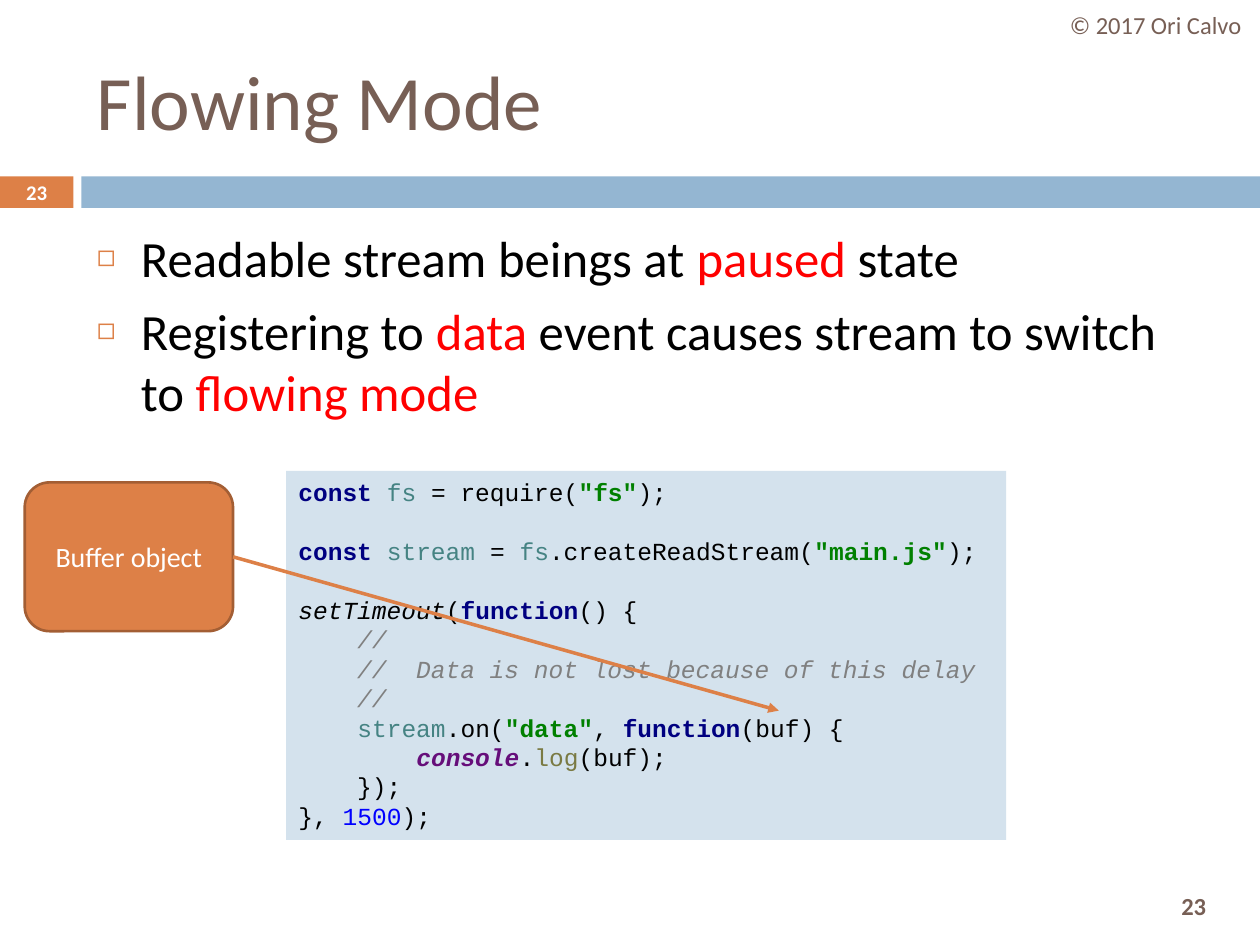
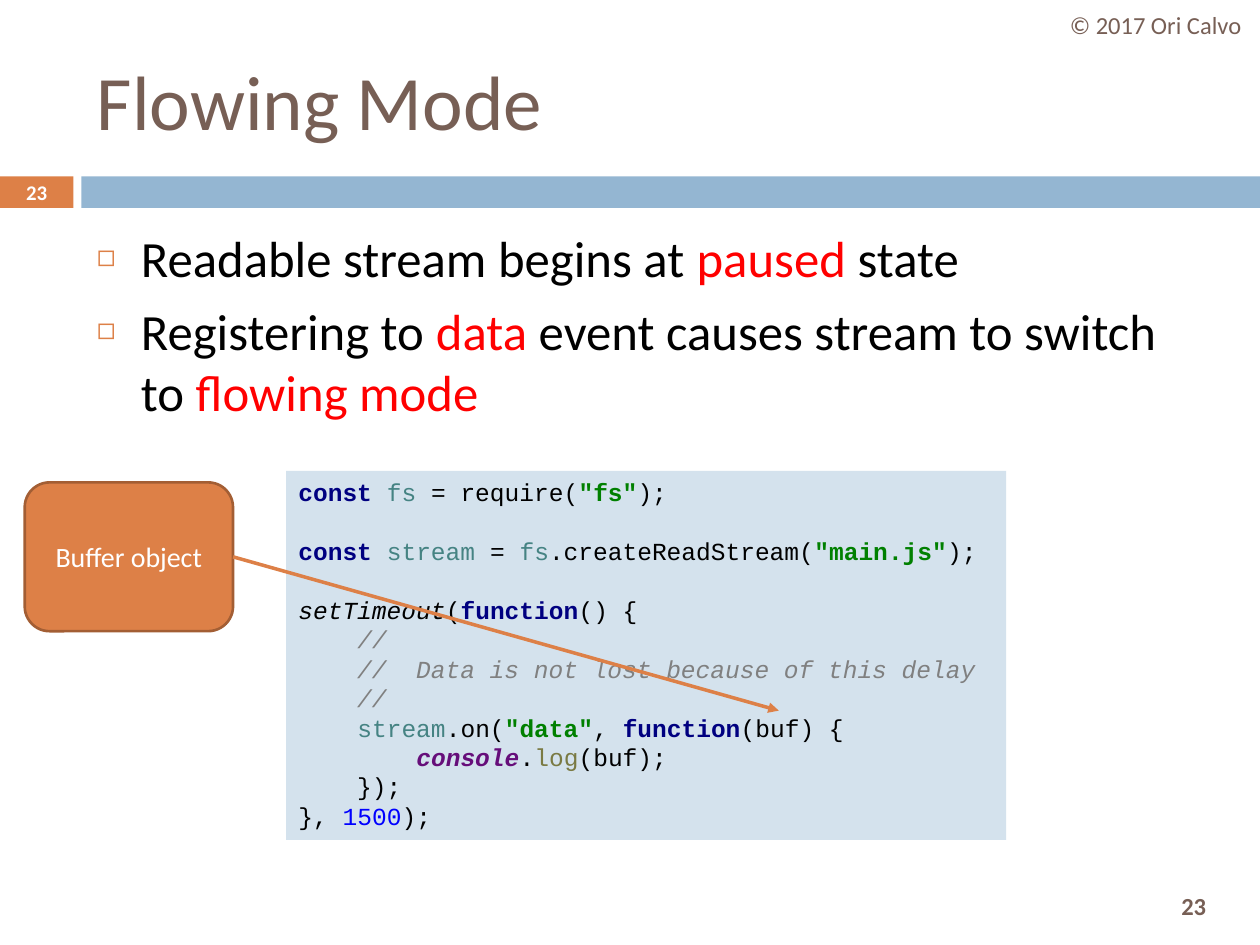
Before and after one commit to oricalvo/course-nodejs, a slide deck: slide 23 of PPTs/05 Core Modules.pptx. Drawn at 1260x945 pixels with LibreOffice and Linux fonts; fonts in the diff are those of the drawing. Boxes give left, top, right and bottom in pixels: in the first picture for what was removed or moved away, otherwise in the second. Text is boxed around its words. In the diff, an @@ line names an element or a change of style, - is before the commit and + after.

```diff
--- a/PPTs/05 Core Modules.pptx
+++ b/PPTs/05 Core Modules.pptx
@@ text at [141, 241, 959, 286]: text changed @@
-◻ Readable stream beings at paused state
+◻ Readable stream begins at paused state
```
Also in this commit, not shown: 3 other slides changed, 1 slide removed, 22 other files.
